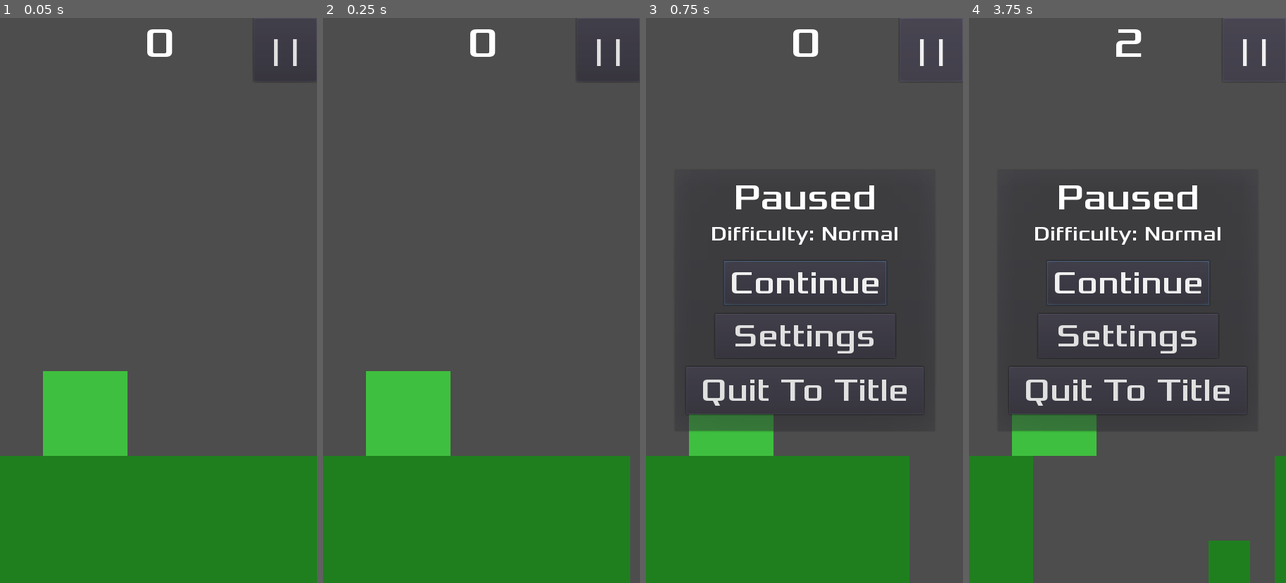
Above: before the commit, frames 1-4 (left to right).
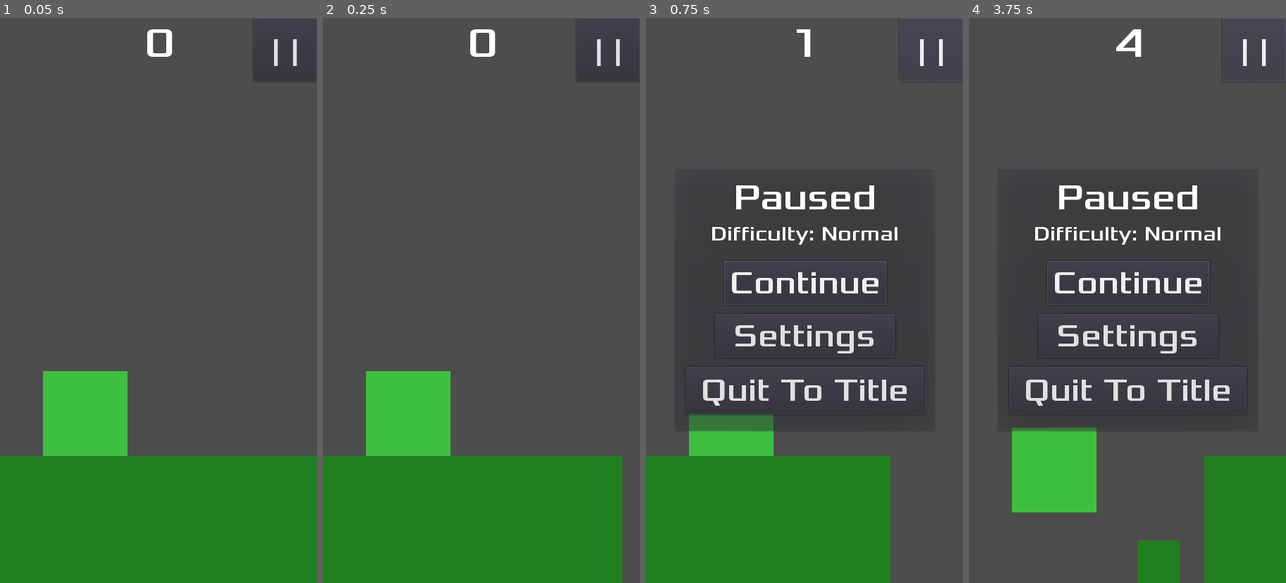
Above: after the commit, the same moments.

Repository: tomas7770/RunJump
Game: Godot game, scene res://scenes/Main/Main.tscn
Same seed, same stepped clock (60 frames per second), same inputs: the game is played once before the commit and once after it. This scene is started directly instead of the project's main scene.
Inputs:
- Up to frame 1 (0.05 s): no input
- Up to frame 2 (0.25 s): no input
- Up to frame 3 (0.75 s): click "| |" at 0.5 s
- Up to frame 4 (3.75 s): click "Continue" at 1.25 s; click "| |" at 2 s; click "Continue" at 2.75 s; click "| |" at 3.5 s

Frame 1 is identical in both runs. In frame 2, 0.5% of the frame differs, in the area x 94-97%, y 77-100%; in frame 3, 1.6%; in frame 4, 12%, in the area x 0-97%, y 2-100%.

Commit message:
Physics and speed tweaks
Less floaty physics, higher initial speed and faster acceleration

Diff:
--- a/scenes/Main/Main.gd
+++ b/scenes/Main/Main.gd
@@ -3,7 +3,7 @@
 
 const DIFFICULTY = GlobalVariables.DIFFICULTY
 export (PackedScene) var Platform
-export var initial_speed = 200
+export var initial_speed = 250
 export var default_speed_increment = 2
 export var initial_height = 3
 export var distance_scale = 200.0
--- a/scenes/Main/Main.tscn
+++ b/scenes/Main/Main.tscn
@@ -29,6 +29,7 @@
 
 [node name="ScoreTimer" type="Timer" parent="."]
 process_mode = 0
+wait_time = 0.5
 
 [node name="HUD" parent="." instance=ExtResource( 4 )]
 
--- a/scenes/Player/Player.gd
+++ b/scenes/Player/Player.gd
@@ -1,6 +1,6 @@
 extends Node2D
 
-const gravity = 1500
+const gravity = 2000
 var velocity = Vector2()
 var canJump = false
 var prevposition: Vector2
@@ -32,7 +32,7 @@
 	if !(GlobalVariables.pause):
 		if event is InputEventMouseButton:
 			if event.pressed and canJump:
-				velocity.y -= 1000
+				velocity.y -= 1200
 				if !(GlobalVariables.sound_mute):
 					if GlobalVariables.sound_shift:
 						$JumpSound.set_pitch_scale(rand_range(2.0/3.0,1.5))
@@ -42,7 +42,7 @@
 			if !(event.pressed):
 				# Released key
 				if velocity.y < 0:
-					velocity.y *= 0.5
+					velocity.y *= 0.35
 
 func _set_body_position(pos):
 	body.position = pos
